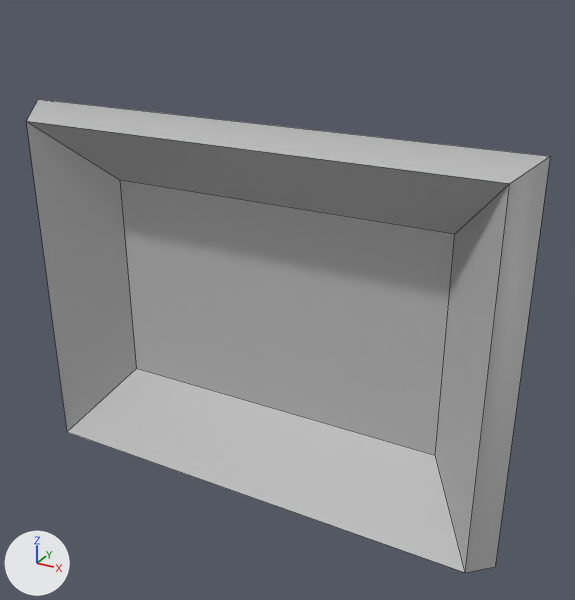
Two versions of the FBX model Assets/3D Models/props/pictures/frame_house.fbx, one commit apart.
Rendered twice from a camera (50 mm lens) standing at (1.42, -2.51, 2.05) and looking at (0.1, -0.11, 0.85). Lighting does not change. The marker at lower left points along +X, +Y and +Z. Mesh edges are drawn as thin lines. Where no turn or scale is listed for an object, it has been applied to the vertices.

Objects in the first picture: 'frame_house'.
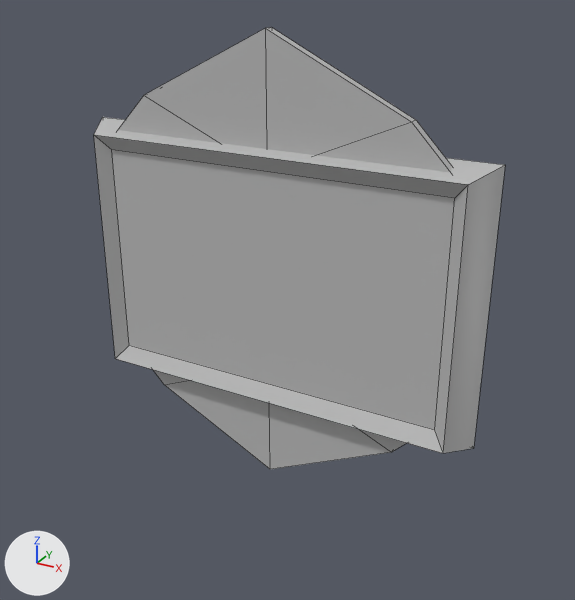
What the commit changed:
Material 'lambert1' (mat_lambert1) is new.
Its base color is (0.5, 0.5, 0.5) (grey #bcbcbc).
me_mesh is used by ob_frame_house; location (0.0, 0.0, 1.454).
me_mesh had 16 vertices, 13 faces and spanned x -0.99..0.99, y -0.32..0.0, z -1.44..0.05.
me_mesh now has 40 vertices, 37 faces and spans x -0.82..0.82, y -0.09..0.09, z -1.28..0.49.
me_mesh part 1: the whole mesh is rebuilt.
me_mesh now uses material mat_lambert1 (grey #bcbcbc).
Object 'frame_house' (ob_frame_house) moves from (0.0, 0.0, 1.454) to (0.0, -0.048, 1.318).

Boxes (x1, y1, x2, y2) around the edits, measured in the pictures (575 x 600 px):
'frame_house', reshaped, moved (21% narrower, 7% shorter)
    before: (27, 99, 550, 573)
    after: (94, 27, 505, 469)
